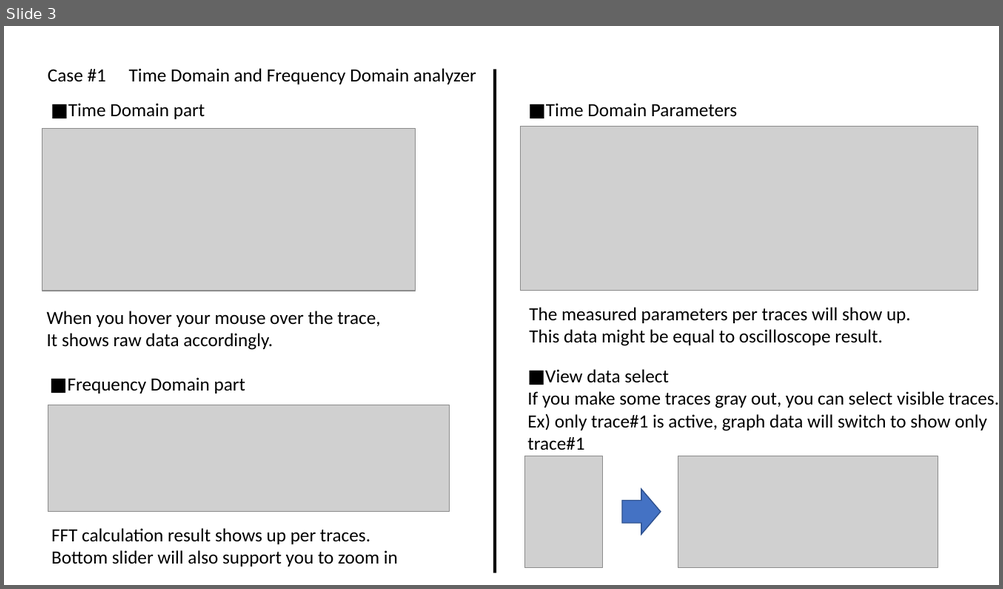
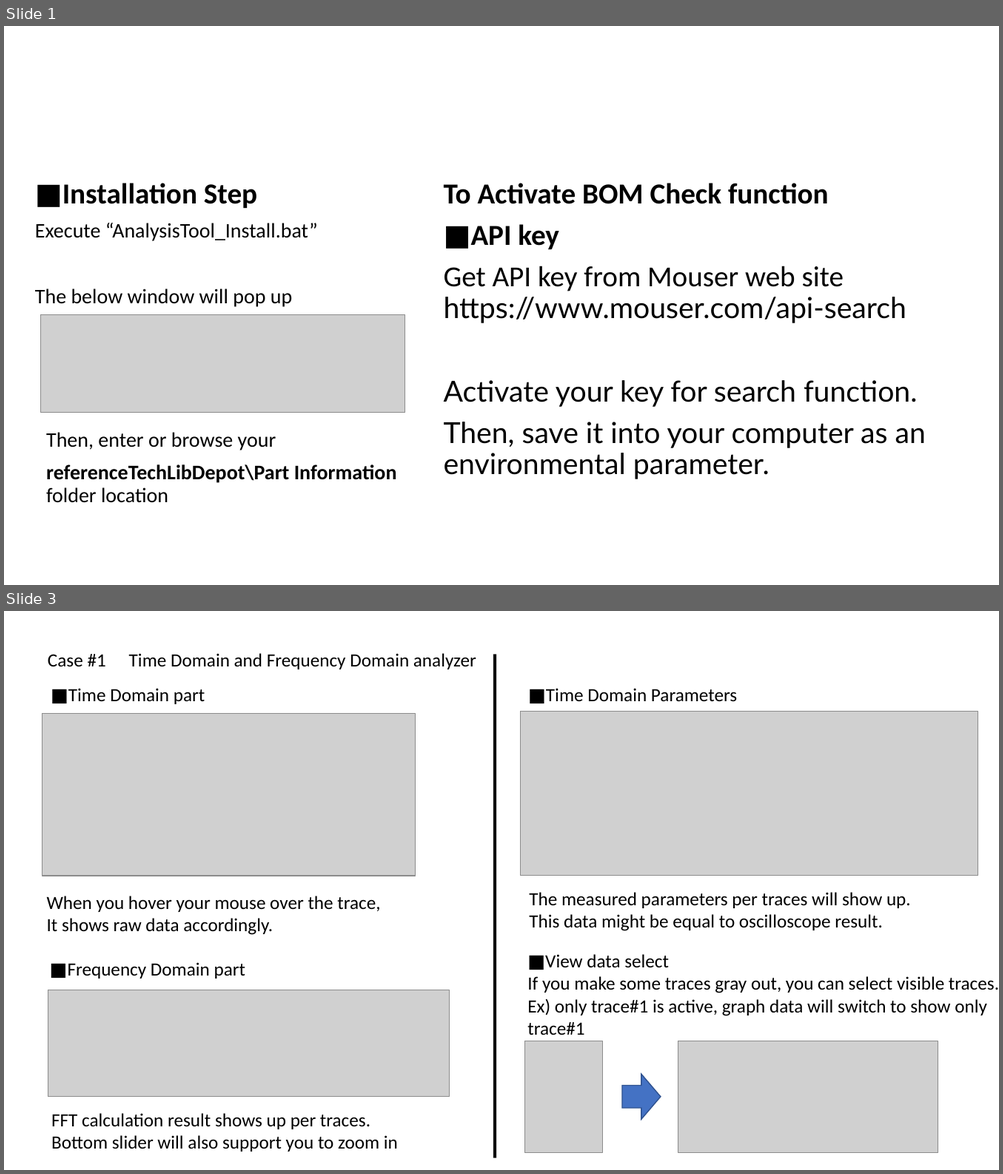
Before and after one commit to pekepeke312/PhotonicTool, a slide deck: HowtoInstall.ppt. Shown one above the other, each under a label of ours: slide 3 before the commit, slides 1 and 3 after it; the slides between them are not shown. The pictures are 1003x589 and 1003x1174 pixels, drawn with LibreOffice and Linux fonts; fonts in the diff are those of the drawing; grey boxes stand for pictures. Boxes give left, top, right and bottom in pixels: in the first picture for what was removed or moved away, otherwise in the second. Text is boxed around its words. In the diff, an @@ line names an element or a change of style, - is before the commit and + after.

Commit message:
Update installtion bat

```diff
--- a/HowtoInstall.ppt
+++ b/HowtoInstall.ppt
@@ slide 1 added at [4, 26, 999, 585], background #FFFFFF @@
@@ text added at [35, 183, 318, 307], 20 pt, text #000000 @@
+■Installation Step
+Execute “AnalysisTool_Install.bat”
+The below window will pop up
@@ text added at [444, 183, 925, 480], 28 pt, text #000000 @@
+To Activate BOM Check function
+■API key
+Get API key from Mouser web site https://www.mouser.com/api-search
+Activate your key for search function.
+Then, save it into your computer as an environmental parameter.
@@ picture added at [40, 315, 404, 413] @@
@@ text added at [46, 432, 397, 503], 20 pt, text #000000, bold @@
+Then, enter or browse your
+referenceTechLibDepot\Part Information
+folder location
```
Also in this commit, not shown: 1 slide changed, 1 slide removed, 2 other files.
